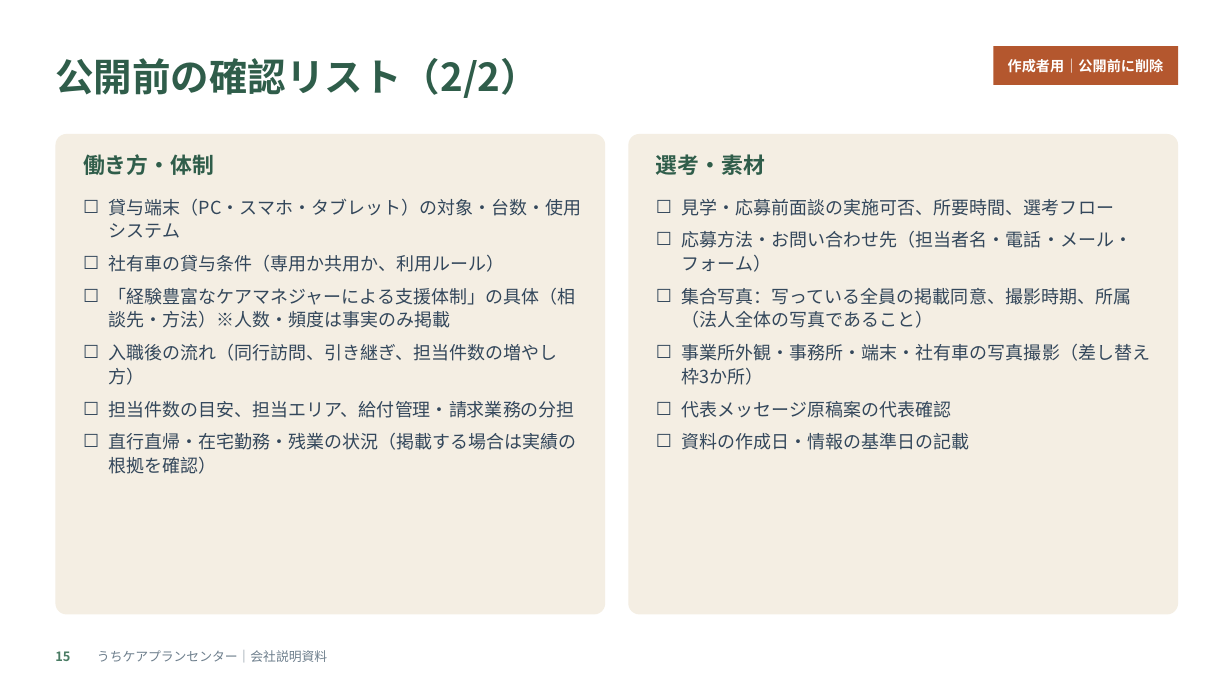
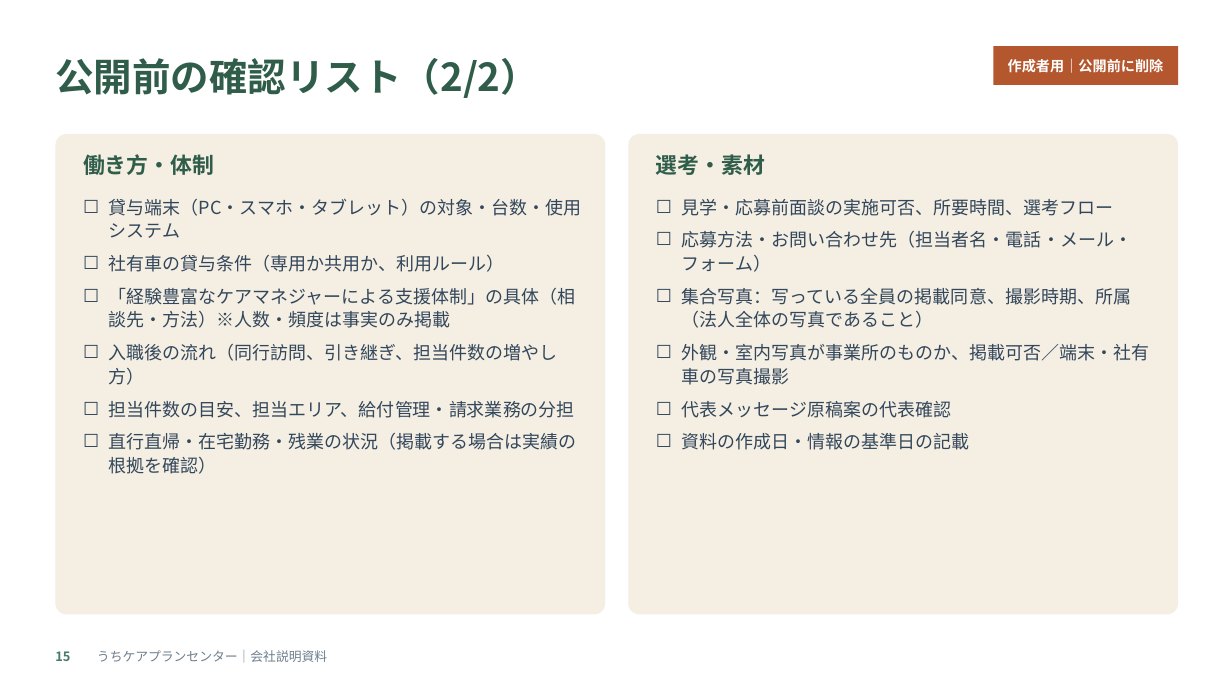
Before and after one commit to enomotokangocom-arch/UCHICARE, a slide deck: slide 15 of docs/recruiting/uchi-careplan-center_recruit-deck.pptx. Drawn at 1232x693 pixels with LibreOffice and Linux fonts; fonts in the diff are those of the drawing; background and template pictures are left out. Boxes give left, top, right and bottom in pixels: in the first picture for what was removed or moved away, otherwise in the second. Text is boxed around its words. In the diff, an @@ line names an element or a change of style, - is before the commit and + after.

```diff
--- a/docs/recruiting/uchi-careplan-center_recruit-deck.pptx
+++ b/docs/recruiting/uchi-careplan-center_recruit-deck.pptx
@@ text at <box>682,344,1150,385</box>: text changed @@
-☐ 事業所外観・事務所・端末・社有車の写真撮影（差し替え枠3か所）
+☐ 外観・室内写真が事業所のものか、掲載可否／端末・社有車の写真撮影
```
Also in this commit, not shown: 2 other slides changed, 2 other files.
